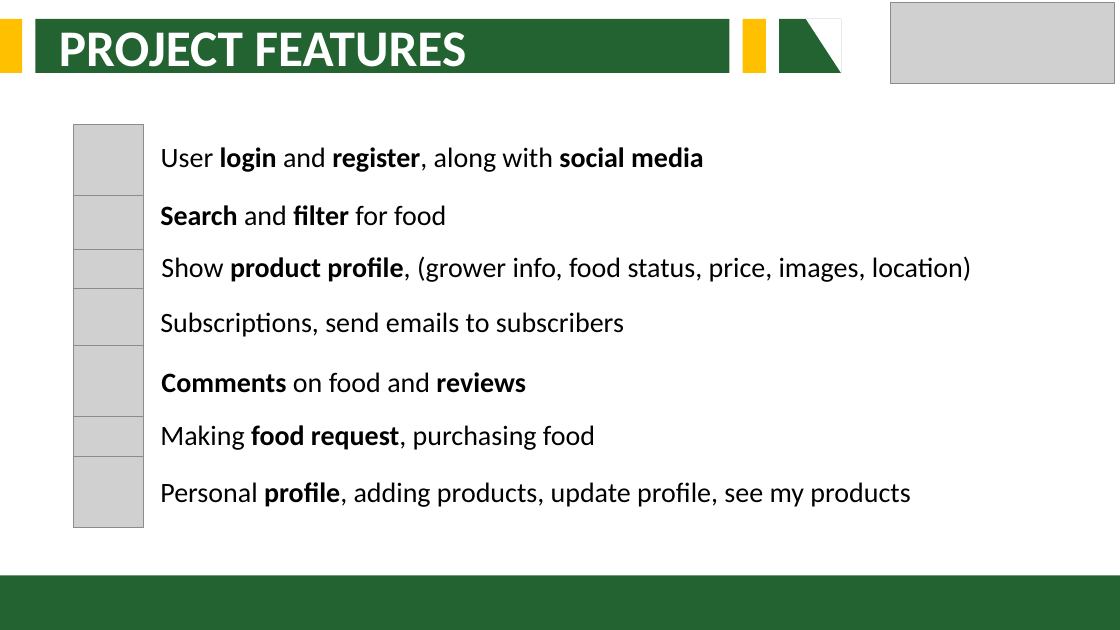
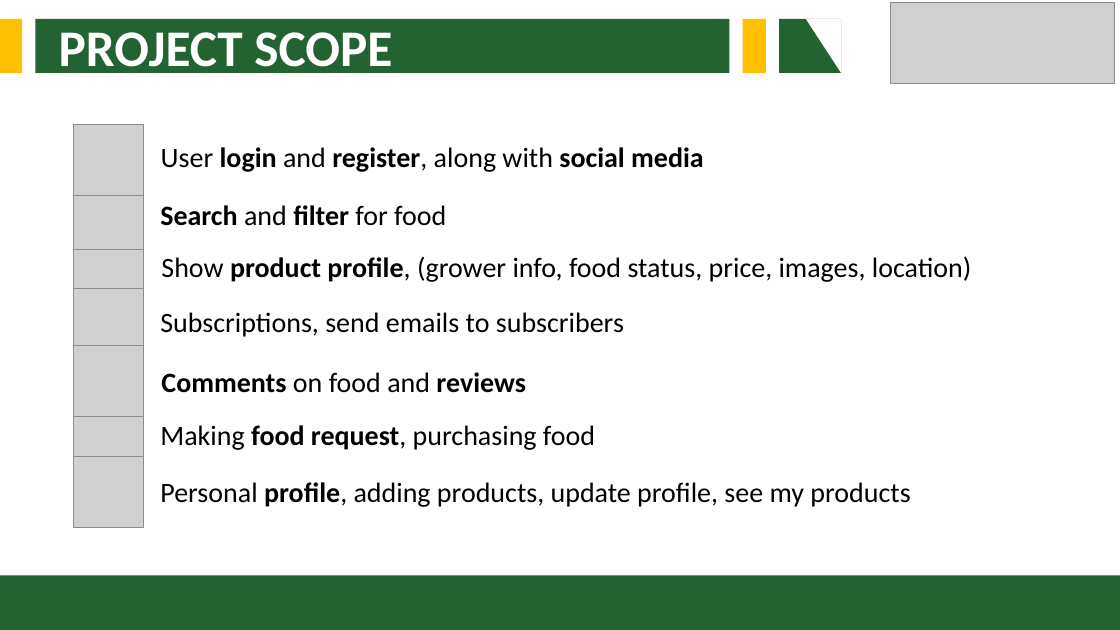
Before and after one commit to Mudassar045/learningvscode, a slide deck: slide 5 of final-project-presentation.pptx. Drawn at 1120x630 pixels with LibreOffice and Linux fonts; fonts in the diff are those of the drawing; grey boxes stand for pictures. Boxes give left, top, right and bottom in pixels: in the first picture for what was removed or moved away, otherwise in the second. Text is boxed around its words. In the diff, an @@ line names an element or a change of style, - is before the commit and + after.

```diff
--- a/final-project-presentation.pptx
+++ b/final-project-presentation.pptx
@@ text at (59, 32, 392, 78): text changed @@
-PROJECT FEATURES
+PROJECT SCOPE
```
Also in this commit, not shown: 1 other slide changed, 3 slides added, 1 slide removed.
